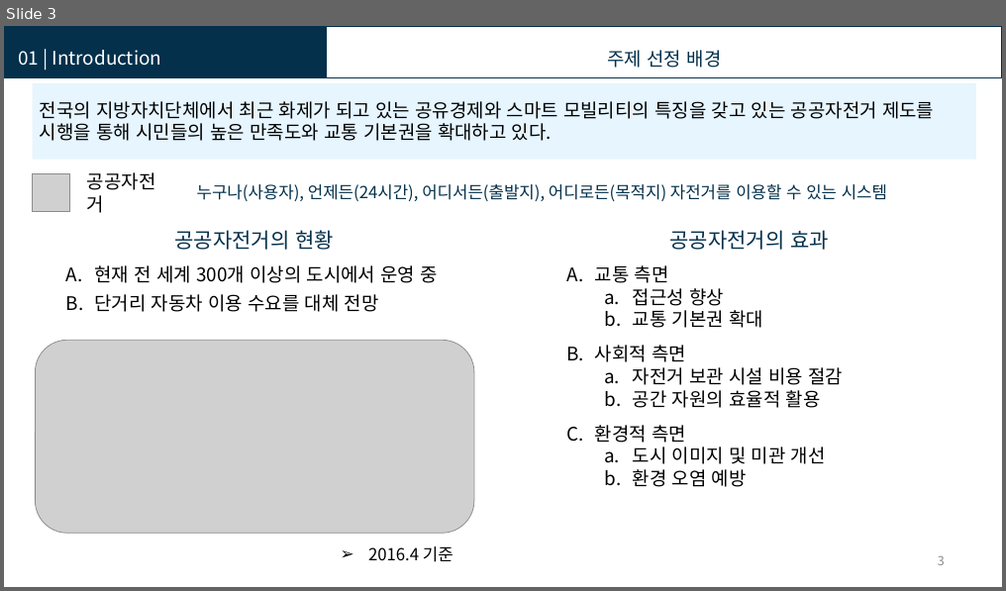
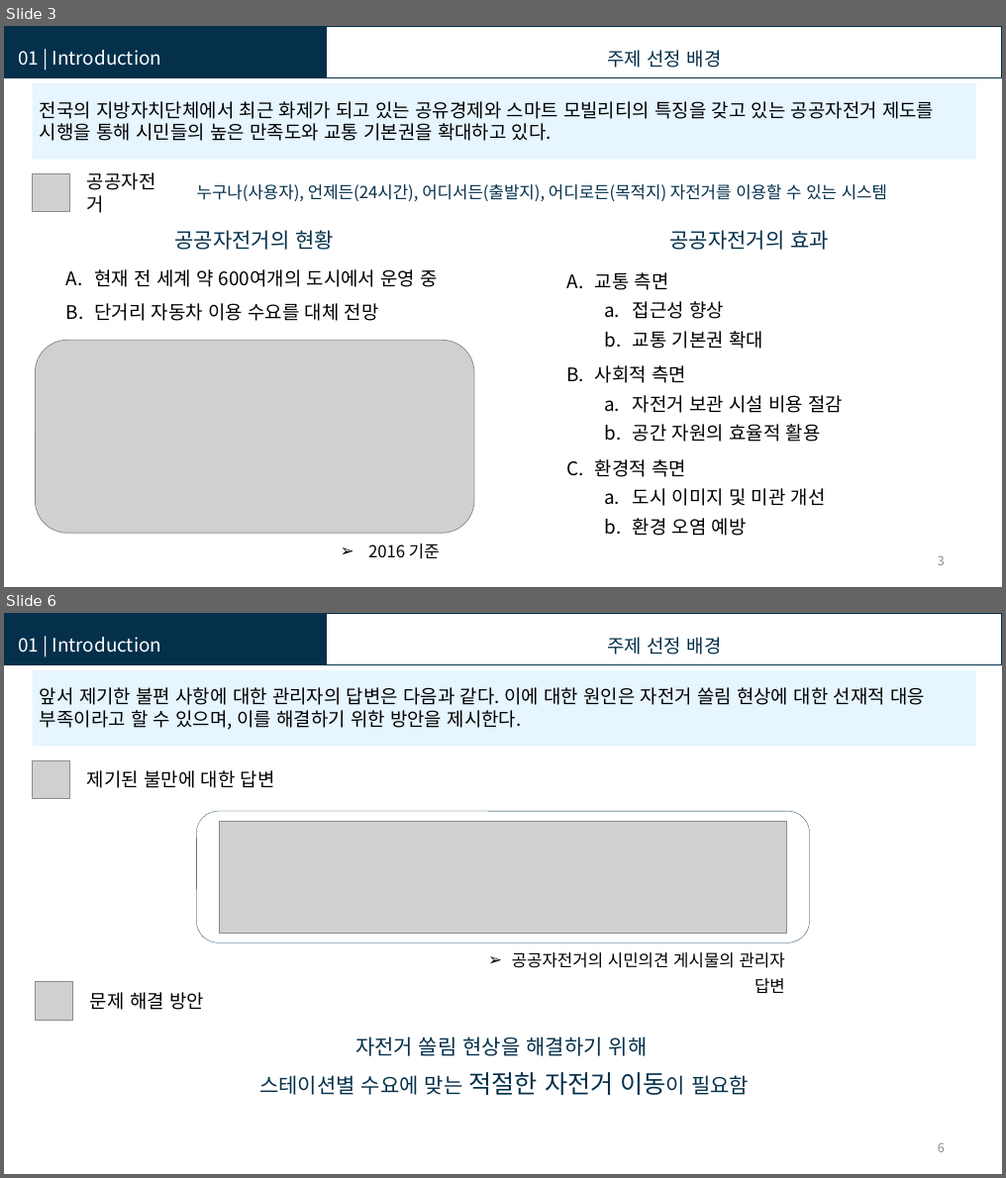
Before and after one commit to KISTI-hackathon-2017/Kangwon-Univ.-Team1, a slide deck: Presentation/U-Bike 타슈.pptx. Shown one above the other, each under a label of ours: slide 3 before the commit, slides 3 and 6 after it; the slides between them are not shown. The pictures are 1006x591 and 1006x1178 pixels, drawn with LibreOffice and Linux fonts; fonts in the diff are those of the drawing; grey boxes stand for pictures. Boxes give left, top, right and bottom in pixels: in the first picture for what was removed or moved away, otherwise in the second. Text is boxed around its words. In the diff, an @@ line names an element or a change of style, - is before the commit and + after.

```diff
--- a/Presentation/U-Bike 타슈.pptx
+++ b/Presentation/U-Bike 타슈.pptx
@@ slide 6 added at box(4, 613, 1002, 1174), background #FFFFFF @@
@@ rectangle added at box(4, 613, 326, 664), fill #04304B, outline #04304B 2 pt @@
@@ text added at box(18, 637, 162, 653), 18 pt, text #FFFFFF @@
+01 | Introduction
@@ rectangle added at box(326, 613, 1002, 664), outline #04304B 1 pt @@
@@ text added at box(607, 637, 722, 655), 18 pt, text #04304B @@
+  주제 선정 배경
@@ rectangle added at box(33, 669, 976, 747), fill #E6F5FE @@
@@ text added at box(40, 687, 925, 730), 18 pt, text #000000 @@
+앞서 제기한 불편 사항에 대한 관리자의 답변은 다음과 같다. 이에 대한 원인은 자전거 쏠림 현상에 대한 선재적 대응 부족이라고 할 수 있으며, 이를 해결하기 위한 방안을 제시한다.
@@ picture added at box(33, 761, 70, 799) @@
@@ text added at box(87, 770, 275, 788), 18 pt, text #000000 @@
+제기된 불만에 대한 답변
@@ rounded rectangle added at box(196, 811, 810, 943), outline #04304B 0.25 pt @@
@@ picture added at box(219, 821, 787, 934) @@
@@ text added at box(512, 953, 785, 993), 16 pt, text #000000 @@
+➢ 공공자전거의 시민의견 게시물의 관리자 답변
@@ picture added at box(36, 982, 73, 1020) @@
@@ text added at box(90, 992, 204, 1010), 18 pt, text #000000 @@
+문제 해결 방안
@@ text added at box(259, 1037, 748, 1095), 20 pt, text #04304B @@
+자전거 쏠림 현상을 해결하기 위해
+스테이션별 수요에 맞는 적절한 자전거 이동이 필요함
@@ page number added at box(938, 1144, 944, 1153), 12 pt, text #8C8C8C @@
+6
@@ slide 3 changed as well @@
@@ text at box(94, 270, 438, 287): text changed @@
-A. 현재 전 세계 300개 이상의 도시에서 운영 중
+A. 현재 전 세계 약 600여개의 도시에서 운영 중
@@ text at box(94, 303, 379, 321): line spacing 1.3 to 1.5 @@
@@ text "사회적 측면": place and size @@
-text "사회적 측면" at box(595, 345, 843, 408)
+text "사회적 측면" at box(595, 366, 843, 442)
@@ line spacing 1 to 1.3 in 3 elements at box(595, 273, 763, 349), box(595, 366, 843, 442), box(595, 460, 826, 536) @@
@@ text "환경적 측면": place and size @@
-text "환경적 측면" at box(595, 425, 826, 487)
+text "환경적 측면" at box(595, 460, 826, 536)
@@ text at box(368, 544, 440, 560): text changed @@
-➢ 2016.4 기준
+➢ 2016 기준
```
Also in this commit, not shown: 6 other slides changed, 12 other slides added, 2 slides removed.
